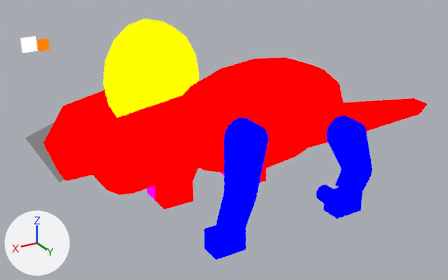
An edit to the Blender file assets-source/blender/motion/protoceratops-walk.blend, drawn before and after from the same camera.
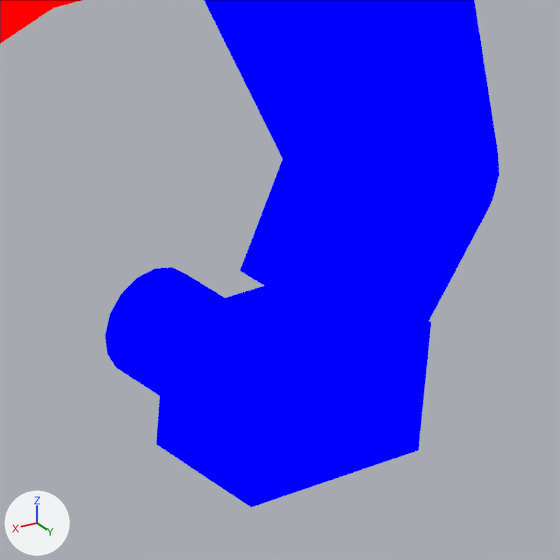
Each version is shown whole from a 50 mm lens placed at (61.76, 43.41, 30.07), pointed at (30.21, -9.17, 3.78), then close up on the part from 67% to 85% of the width and 52% to 81% of the height. Lighting does not change. The marker at lower left points along +X, +Y and +Z. The last two pictures show the newer version. Both versions are drawn at full value of the shape key 'walk_04' of 'DinoTycoon_Motion_protoceratops_walk_far_back_tip'; the numbers are the values there.

The older version as bpy lines, for what is in view:
```python
ob_dinotycoon_motion_protoceratops_walk_far_back_foot = bpy.data.objects.new('DinoTycoon_Motion_protoceratops_walk_far_back_foot', me_dinotycoon_motion_protoceratops_walk_sample_far_back_foot)
ob_dinotycoon_motion_protoceratops_walk_far_back_foot.location = (0.0, 0.0, 0.0)
ob_dinotycoon_motion_protoceratops_walk_far_back_tip = bpy.data.objects.new('DinoTycoon_Motion_protoceratops_walk_far_back_tip', me_dinotycoon_motion_protoceratops_walk_sample_far_back_tip)
ob_dinotycoon_motion_protoceratops_walk_far_back_tip.location = (0.0, 0.0, 0.0)
ob_dinotycoon_motion_protoceratops_walk_trunk = bpy.data.objects.new('DinoTycoon_Motion_protoceratops_walk_trunk', me_dinotycoon_motion_protoceratops_walk_sample_trunk)
ob_dinotycoon_motion_protoceratops_walk_trunk.location = (0.0, 0.0, 0.0)
# also in view: 'DinoTycoon_Motion_protoceratops_walk_far_back_joint_1' at (23.25, 4.0, 4.0); 'DinoTycoon_Motion_protoceratops_walk_far_back_0' at (24.37, 4.0, 6.11); 'DinoTycoon_Motion_protoceratops_walk_far_back_1' at (23.66, 4.0, 3.04); 'DinoTycoon_Motion_protoceratops_walk_far_back_joint_0' at (25.0, 4.0, 8.0)
```
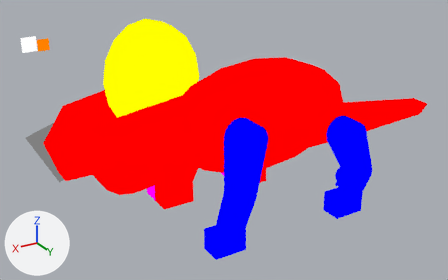
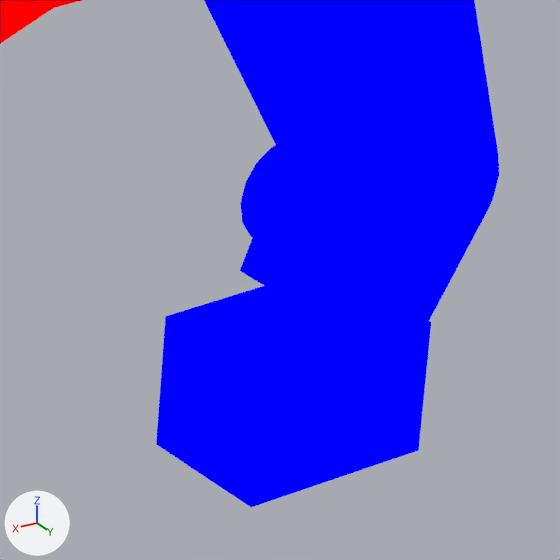
Pixel boxes [x1, y1, x2, y2] of what changed, in the close-ups (560 x 560 px):
'DinoTycoon_Motion_protoceratops_walk_far_back_tip', moved
    before: [105, 267, 293, 436]
    after: [241, 145, 429, 301]

The edits, one by one:
me_dinotycoon_motion_protoceratops_walk_sample_far_back_tip is used by ob_dinotycoon_motion_protoceratops_walk_far_back_tip; location (0.0, 0.0, 0.0).
me_dinotycoon_motion_protoceratops_walk_sample_far_back_tip had 32 vertices, 18 faces and spanned x 25.7..27.3, y 3.0..5.0, z 1.2..2.8.
me_dinotycoon_motion_protoceratops_walk_sample_far_back_tip now has 32 vertices, 18 faces and spans x 23.45..25.05, y 3.0..5.0, z 2.61..4.21.
me_dinotycoon_motion_protoceratops_walk_sample_far_back_tip part 1: the whole mesh is moved by (-2.25, 0.0, 1.41).
